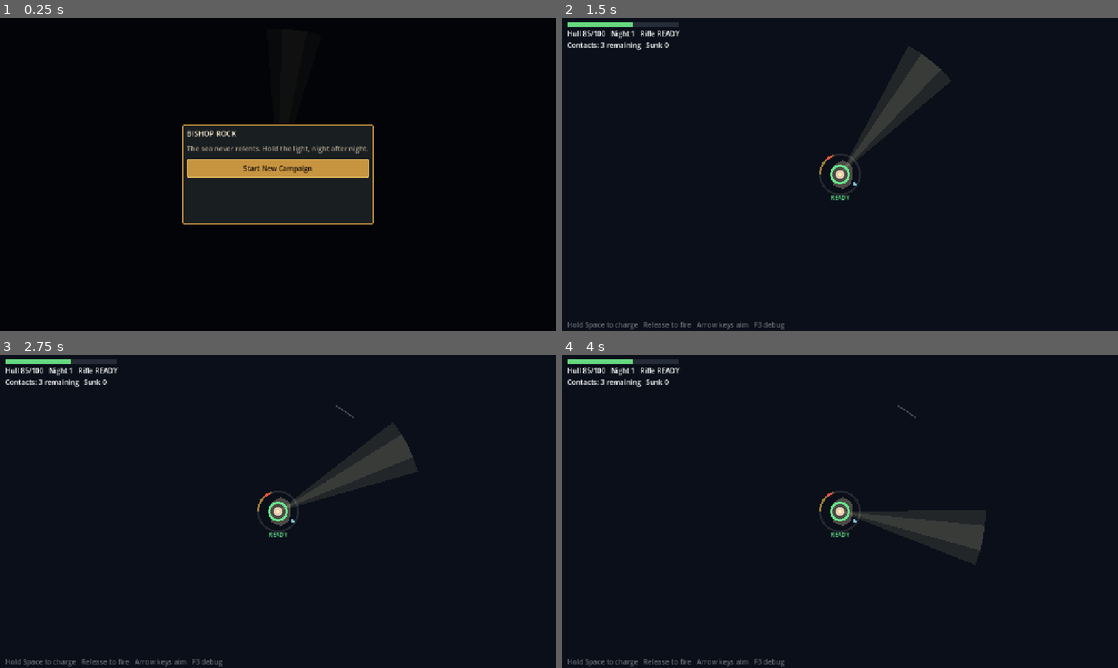
Above: before the commit, frames 1-4 (two rows, left to right).
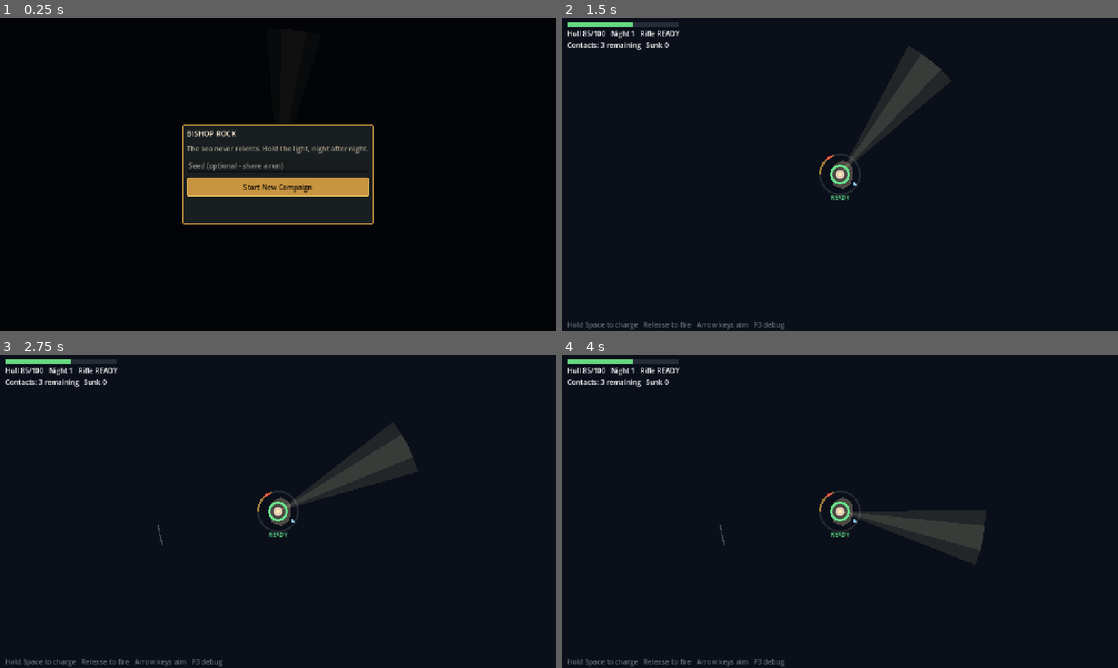
Above: after the commit, the same moments.

Repository: favet/Bishop-Rock
Game: Godot game, scene res://scenes/main/Main.tscn
The game is run twice, just before and just after one commit, with the same random seed, the same clock (stepped at 60 frames per second) and the same inputs.
Inputs (mouse positions are in pixels of both pictures, inside the frame that each line leads up to):
- Up to frame 1 (0.25 s): no input
- Up to frame 2 (1.5 s): click "Start New Campaign" at 0.5 s; move the mouse to (962, 158) at 1.27 s; hold Down (beam_precision) from 1.28 s (still down)
- Up to frame 3 (2.75 s): move the mouse to (166, 527) at 2.02 s; release Down (beam_precision) at 2.03 s; tap Left (beam_rotate_ccw) at 2.1 s
- Up to frame 4 (4 s): move the mouse to (895, 442) at 2.77 s; tap Right (beam_rotate_cw) at 2.85 s; move the mouse to (812, 574) at 3.52 s; tap Tab (cycle_target) at 3.6 s

The runs differ from the first frame. In frame 1, 3.9% of the frame differs, in the area x 33-67%, y 45-58%; in frame 2, less than 0.1%; in frame 3, less than 0.1%; in frame 4, less than 0.1%.

Commit message:
Seed runs: deterministic nights, shareable seeds
reset_campaign takes an optional seed (typed on the start screen, random
otherwise); each night's spawner draws from an RNG seeded by (run_seed,
day) so a restarted night replays identically and a shared seed
reproduces the whole run. Seed shown on the death screen.

Co-Authored-By: Claude Fable 5 <noreply@anthropic.com>

Diff:
--- a/scripts/campaign/run_state.gd
+++ b/scripts/campaign/run_state.gd
@@ -69,6 +69,7 @@
 	},
 }
 
+var run_seed: int
 var day: int
 var hull: int
 var max_hull: int
@@ -96,7 +97,8 @@
 func _ready() -> void:
 	reset_campaign()
 
-func reset_campaign() -> void:
+func reset_campaign(seed_value: int = -1) -> void:
+	run_seed = seed_value if seed_value >= 0 else randi() % 1000000
 	day = 1
 	hull = 85
 	max_hull = 100
@@ -381,6 +383,13 @@
 
 func _open_farm_plots() -> int:
 	return farm_plots - active_crops.size()
+
+## Fresh RNG seeded from (run seed, day): the same night replays identically
+## after a restart, and a typed seed reproduces a whole run.
+func night_rng() -> RandomNumberGenerator:
+	var rng := RandomNumberGenerator.new()
+	rng.seed = hash([run_seed, day])
+	return rng
 
 func raid_profile() -> Dictionary:
 	if day <= 3:
--- a/scripts/core/boat_spawner.gd
+++ b/scripts/core/boat_spawner.gd
@@ -35,9 +35,13 @@
 var _elapsed: float = 0.0
 var _timer: float = 0.0
 var _gun: MainGun
+# Deterministic per (run seed, day): the same night replays with the same
+# boats regardless of restarts. Shareable seeds depend on this.
+var _rng: RandomNumberGenerator
 
 func _ready() -> void:
 	_timer = first_spawn_delay
+	_rng = CampaignState.night_rng()
 
 func _physics_process(delta: float) -> void:
 	if not active or wave_complete():
@@ -65,7 +69,7 @@
 	return spawned_count >= wave_size
 
 func _pick_scene() -> PackedScene:
-	var roll := randf()
+	var roll := _rng.randf()
 	if roll < heavy_boat_weight and heavy_boat_scene != null:
 		return heavy_boat_scene
 	if roll < heavy_boat_weight + fast_boat_weight and fast_boat_scene != null:
@@ -74,10 +78,10 @@
 
 func _spawn() -> void:
 	var boat := _pick_scene().instantiate() as Boat
-	var angle := randf() * TAU
+	var angle := _rng.randf() * TAU
 	boat.position = OceanGrid.polar(angle, OceanGrid.ring_radius(OceanGrid.Ring.HORIZON))
 	# Slight speed variation so waves don't arrive as a single line.
-	boat.speed *= randf_range(0.85, 1.15) * speed_scale
+	boat.speed *= _rng.randf_range(0.85, 1.15) * speed_scale
 	get_node(boats_container).add_child(boat)
 	spawned_count += 1
 	boat_spawned.emit(boat)
--- a/scripts/main/main.gd
+++ b/scripts/main/main.gd
@@ -89,13 +89,16 @@
 	list.add_theme_constant_override("separation", 12)
 	box.add_child(list)
 	_card_title(list, "Bishop Rock", "The sea never relents. Hold the light, night after night.")
+	var seed_input := LineEdit.new()
+	seed_input.placeholder_text = "Seed (optional - share a run)"
+	list.add_child(seed_input)
 	var start := Button.new()
 	start.text = "Start New Campaign"
 	start.custom_minimum_size = Vector2(0, 44)
 	start.add_theme_stylebox_override("normal", _panel_style(BRASS, Color(0.92, 0.78, 0.42), 2))
 	start.add_theme_color_override("font_color", Color(0.07, 0.05, 0.03))
 	start.pressed.connect(func() -> void:
-		CampaignState.reset_campaign()
+		CampaignState.reset_campaign(int(seed_input.text) if seed_input.text.strip_edges().is_valid_int() else -1)
 		_clear_campaign_layer()
 		_hud.visible = true
 		_board.spawner.active = true
--- a/ui/hud.gd
+++ b/ui/hud.gd
@@ -49,8 +49,8 @@
 	_update_damage_feedback(delta)
 
 	if _board.game_over and not _game_over.visible:
-		_game_over_label.text = "LIGHTHOUSE LOST\n\nSurvived %ds - %d boats sunk\n\nPress R to restart" % [
-			int(_board.elapsed), _board.kills]
+		_game_over_label.text = "LIGHTHOUSE LOST\n\nSurvived %ds - %d boats sunk\nSeed %d\n\nPress R to restart" % [
+			int(_board.elapsed), _board.kills, CampaignState.run_seed]
 		_game_over.visible = true
 
 func _update_health(delta: float) -> void:
